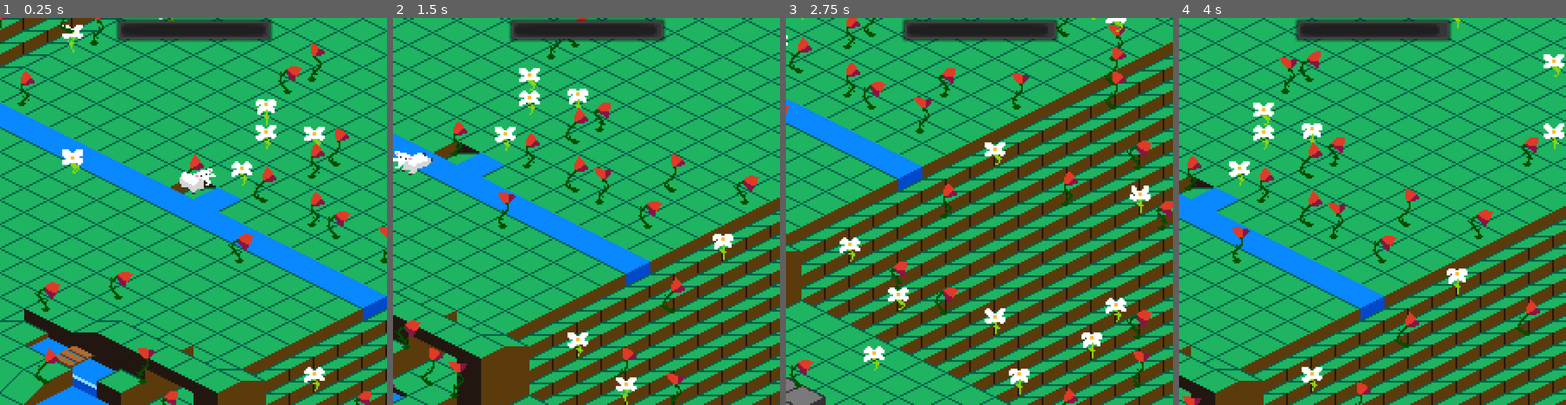
Above: before the commit, frames 1-4 (left to right).
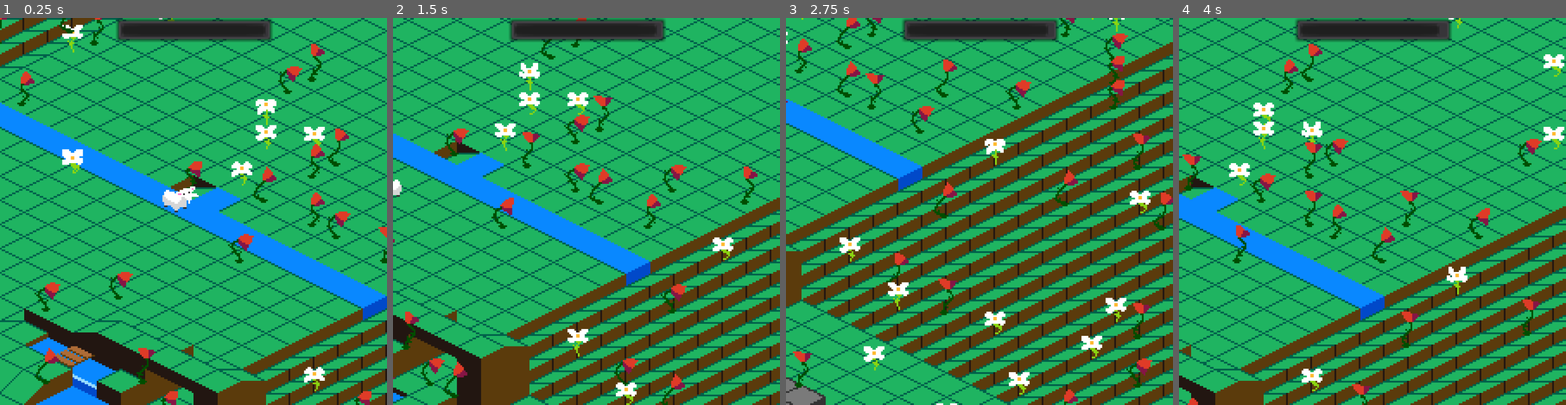
Above: after the commit, the same moments.

Repository: JuggleRob/LD46
Game: Godot game, scene res://src/Game/Game.tscn
The game is run twice, just before and just after one commit, with the same random seed, the same clock (stepped at 60 frames per second) and the same inputs.
Inputs (mouse positions are in pixels of both pictures, inside the frame that each line leads up to):
- Up to frame 1 (0.25 s): no input
- Up to frame 2 (1.5 s): tap Enter (ui_accept) at 0.5, 0.77 s; move the mouse to (671, 192) at 0.52 s; hold Right (ui_right) 0.53-1.28 s; click (671, 192) at 0.67 s; move the mouse to (509, 230) at 1.27 s; hold Down (ui_down) from 1.28 s (still down)
- Up to frame 3 (2.75 s): tap Enter (ui_accept) at 1.52 s; move the mouse to (1018, 126) at 2.02 s; release Down (ui_down) at 2.03 s; hold Right (ui_right) from 2.03 s (still down)
- Up to frame 4 (4 s): move the mouse to (1353, 288) at 2.77 s; release Right (ui_right) at 2.78 s; hold Up (ui_up) 2.78-3.53 s; click (1353, 288) at 2.92 s; tap Enter (ui_accept) at 3.02, 3.77 s; move the mouse to (1488, 269) at 3.52 s; hold Left (ui_left) from 3.53 s (still down)

The runs differ from the first frame. In frame 1, 0.8% of the frame differs, in the area x 41-56%, y 35-51%; in frame 2, 5.3%; in frame 3, 5.3%, in the area x 0-100%, y 0-100%; in frame 4, 3.6%.

Commit message:
new animation speeds & music

Diff:
--- a/src/Actors/Sheep.tscn
+++ b/src/Actors/Sheep.tscn
@@ -14,8 +14,7 @@
 "speed": 5.0
 } ]
 
-[sub_resource type="Animation" id=1]
-resource_name = "down"
+[sub_resource type="Animation" id=2]
 length = 0.533
 tracks/0/type = "value"
 tracks/0/path = NodePath("AnimationPlayer/sprite:position")
@@ -27,11 +26,10 @@
 "times": PoolRealArray( 0, 0.5 ),
 "transitions": PoolRealArray( 1, 1 ),
 "update": 0,
-"values": [ Vector2( 0, 0 ), Vector2( 0, 7 ) ]
+"values": [ Vector2( 0, 0 ), Vector2( 0, 3.5 ) ]
 }
 
-[sub_resource type="Animation" id=2]
-resource_name = "up"
+[sub_resource type="Animation" id=3]
 length = 0.533
 tracks/0/type = "value"
 tracks/0/path = NodePath("AnimationPlayer/sprite:position")
@@ -46,245 +44,245 @@
 "values": [ Vector2( 0, 0 ), Vector2( 0, -7 ) ]
 }
 
-[sub_resource type="AtlasTexture" id=3]
-atlas = ExtResource( 3 )
-region = Rect2( 0, 0, 35, 32 )
-
 [sub_resource type="AtlasTexture" id=4]
 atlas = ExtResource( 3 )
-region = Rect2( 35, 0, 35, 32 )
+region = Rect2( 0, 0, 35, 32 )
 
 [sub_resource type="AtlasTexture" id=5]
 atlas = ExtResource( 3 )
-region = Rect2( 70, 0, 35, 32 )
+region = Rect2( 35, 0, 35, 32 )
 
 [sub_resource type="AtlasTexture" id=6]
 atlas = ExtResource( 3 )
-region = Rect2( 105, 0, 35, 32 )
+region = Rect2( 70, 0, 35, 32 )
 
 [sub_resource type="AtlasTexture" id=7]
 atlas = ExtResource( 3 )
-region = Rect2( 140, 0, 35, 32 )
+region = Rect2( 105, 0, 35, 32 )
 
 [sub_resource type="AtlasTexture" id=8]
 atlas = ExtResource( 3 )
-region = Rect2( 175, 0, 35, 32 )
+region = Rect2( 140, 0, 35, 32 )
 
 [sub_resource type="AtlasTexture" id=9]
 atlas = ExtResource( 3 )
-region = Rect2( 210, 0, 35, 32 )
+region = Rect2( 175, 0, 35, 32 )
 
 [sub_resource type="AtlasTexture" id=10]
 atlas = ExtResource( 3 )
-region = Rect2( 245, 0, 35, 32 )
+region = Rect2( 210, 0, 35, 32 )
 
 [sub_resource type="AtlasTexture" id=11]
 atlas = ExtResource( 3 )
-region = Rect2( 280, 0, 35, 32 )
+region = Rect2( 245, 0, 35, 32 )
 
 [sub_resource type="AtlasTexture" id=12]
 atlas = ExtResource( 3 )
+region = Rect2( 280, 0, 35, 32 )
+
+[sub_resource type="AtlasTexture" id=13]
+atlas = ExtResource( 3 )
 region = Rect2( 315, 0, 35, 32 )
 
-[sub_resource type="AtlasTexture" id=13]
+[sub_resource type="AtlasTexture" id=14]
 atlas = ExtResource( 3 )
 region = Rect2( 350, 0, 35, 32 )
 
-[sub_resource type="AtlasTexture" id=14]
+[sub_resource type="AtlasTexture" id=15]
 atlas = ExtResource( 3 )
 region = Rect2( 385, 0, 35, 32 )
 
-[sub_resource type="AtlasTexture" id=15]
+[sub_resource type="AtlasTexture" id=16]
 atlas = ExtResource( 3 )
 region = Rect2( 420, 0, 35, 32 )
 
-[sub_resource type="AtlasTexture" id=16]
+[sub_resource type="AtlasTexture" id=17]
 atlas = ExtResource( 3 )
 region = Rect2( 455, 0, 35, 32 )
 
-[sub_resource type="AtlasTexture" id=17]
+[sub_resource type="AtlasTexture" id=18]
 atlas = ExtResource( 3 )
 region = Rect2( 490, 0, 35, 32 )
 
-[sub_resource type="AtlasTexture" id=18]
+[sub_resource type="AtlasTexture" id=19]
 atlas = ExtResource( 3 )
 region = Rect2( 525, 0, 35, 32 )
 
-[sub_resource type="AtlasTexture" id=19]
-atlas = ExtResource( 5 )
-region = Rect2( 0, 0, 35, 32 )
-
 [sub_resource type="AtlasTexture" id=20]
-atlas = ExtResource( 5 )
-region = Rect2( 35, 0, 35, 32 )
+atlas = ExtResource( 4 )
+region = Rect2( 0, 0, 35, 32 )
 
 [sub_resource type="AtlasTexture" id=21]
-atlas = ExtResource( 5 )
-region = Rect2( 70, 0, 35, 32 )
+atlas = ExtResource( 4 )
+region = Rect2( 35, 0, 35, 32 )
 
 [sub_resource type="AtlasTexture" id=22]
-atlas = ExtResource( 5 )
-region = Rect2( 105, 0, 35, 32 )
+atlas = ExtResource( 4 )
+region = Rect2( 70, 0, 35, 32 )
 
 [sub_resource type="AtlasTexture" id=23]
-atlas = ExtResource( 5 )
-region = Rect2( 140, 0, 35, 32 )
+atlas = ExtResource( 4 )
+region = Rect2( 105, 0, 35, 32 )
 
 [sub_resource type="AtlasTexture" id=24]
-atlas = ExtResource( 5 )
-region = Rect2( 175, 0, 35, 32 )
+atlas = ExtResource( 4 )
+region = Rect2( 140, 0, 35, 32 )
 
 [sub_resource type="AtlasTexture" id=25]
-atlas = ExtResource( 5 )
-region = Rect2( 210, 0, 35, 32 )
+atlas = ExtResource( 4 )
+region = Rect2( 175, 0, 35, 32 )
 
 [sub_resource type="AtlasTexture" id=26]
-atlas = ExtResource( 5 )
-region = Rect2( 245, 0, 35, 32 )
+atlas = ExtResource( 4 )
+region = Rect2( 210, 0, 35, 32 )
 
 [sub_resource type="AtlasTexture" id=27]
-atlas = ExtResource( 5 )
-region = Rect2( 280, 0, 35, 32 )
+atlas = ExtResource( 4 )
+region = Rect2( 245, 0, 35, 32 )
 
 [sub_resource type="AtlasTexture" id=28]
-atlas = ExtResource( 1 )
-region = Rect2( 0, 0, 35, 32 )
+atlas = ExtResource( 4 )
+region = Rect2( 280, 0, 35, 32 )
 
 [sub_resource type="AtlasTexture" id=29]
-atlas = ExtResource( 1 )
-region = Rect2( 35, 0, 35, 32 )
+atlas = ExtResource( 4 )
+region = Rect2( 315, 0, 35, 32 )
 
 [sub_resource type="AtlasTexture" id=30]
-atlas = ExtResource( 1 )
-region = Rect2( 70, 0, 35, 32 )
+atlas = ExtResource( 4 )
+region = Rect2( 350, 0, 35, 32 )
 
 [sub_resource type="AtlasTexture" id=31]
-atlas = ExtResource( 1 )
-region = Rect2( 105, 0, 35, 32 )
+atlas = ExtResource( 4 )
+region = Rect2( 385, 0, 35, 32 )
 
 [sub_resource type="AtlasTexture" id=32]
-atlas = ExtResource( 1 )
-region = Rect2( 140, 0, 35, 32 )
+atlas = ExtResource( 4 )
+region = Rect2( 420, 0, 35, 32 )
 
 [sub_resource type="AtlasTexture" id=33]
-atlas = ExtResource( 1 )
-region = Rect2( 175, 0, 35, 32 )
+atlas = ExtResource( 4 )
+region = Rect2( 455, 0, 35, 32 )
 
 [sub_resource type="AtlasTexture" id=34]
-atlas = ExtResource( 1 )
-region = Rect2( 210, 0, 35, 32 )
+atlas = ExtResource( 4 )
+region = Rect2( 490, 0, 35, 32 )
 
 [sub_resource type="AtlasTexture" id=35]
-atlas = ExtResource( 1 )
-region = Rect2( 245, 0, 35, 32 )
+atlas = ExtResource( 4 )
+region = Rect2( 525, 0, 35, 32 )
 
 [sub_resource type="AtlasTexture" id=36]
-atlas = ExtResource( 1 )
-region = Rect2( 280, 0, 35, 32 )
+atlas = ExtResource( 4 )
+region = Rect2( 560, 0, 35, 32 )
 
 [sub_resource type="AtlasTexture" id=37]
-atlas = ExtResource( 4 )
+atlas = ExtResource( 5 )
 region = Rect2( 0, 0, 35, 32 )
 
 [sub_resource type="AtlasTexture" id=38]
-atlas = ExtResource( 4 )
+atlas = ExtResource( 5 )
 region = Rect2( 35, 0, 35, 32 )
 
 [sub_resource type="AtlasTexture" id=39]
-atlas = ExtResource( 4 )
+atlas = ExtResource( 5 )
 region = Rect2( 70, 0, 35, 32 )
 
 [sub_resource type="AtlasTexture" id=40]
-atlas = ExtResource( 4 )
+atlas = ExtResource( 5 )
 region = Rect2( 105, 0, 35, 32 )
 
 [sub_resource type="AtlasTexture" id=41]
-atlas = ExtResource( 4 )
+atlas = ExtResource( 5 )
 region = Rect2( 140, 0, 35, 32 )
 
 [sub_resource type="AtlasTexture" id=42]
-atlas = ExtResource( 4 )
+atlas = ExtResource( 5 )
 region = Rect2( 175, 0, 35, 32 )
 
 [sub_resource type="AtlasTexture" id=43]
-atlas = ExtResource( 4 )
+atlas = ExtResource( 5 )
 region = Rect2( 210, 0, 35, 32 )
 
 [sub_resource type="AtlasTexture" id=44]
-atlas = ExtResource( 4 )
+atlas = ExtResource( 5 )
 region = Rect2( 245, 0, 35, 32 )
 
 [sub_resource type="AtlasTexture" id=45]
-atlas = ExtResource( 4 )
+atlas = ExtResource( 5 )
 region = Rect2( 280, 0, 35, 32 )
 
 [sub_resource type="AtlasTexture" id=46]
-atlas = ExtResource( 4 )
-region = Rect2( 315, 0, 35, 32 )
+atlas = ExtResource( 1 )
+region = Rect2( 0, 0, 35, 32 )
 
 [sub_resource type="AtlasTexture" id=47]
-atlas = ExtResource( 4 )
-region = Rect2( 350, 0, 35, 32 )
+atlas = ExtResource( 1 )
+region = Rect2( 35, 0, 35, 32 )
 
 [sub_resource type="AtlasTexture" id=48]
-atlas = ExtResource( 4 )
-region = Rect2( 385, 0, 35, 32 )
+atlas = ExtResource( 1 )
+region = Rect2( 70, 0, 35, 32 )
 
 [sub_resource type="AtlasTexture" id=49]
-atlas = ExtResource( 4 )
-region = Rect2( 420, 0, 35, 32 )
+atlas = ExtResource( 1 )
+region = Rect2( 105, 0, 35, 32 )
 
 [sub_resource type="AtlasTexture" id=50]
-atlas = ExtResource( 4 )
-region = Rect2( 455, 0, 35, 32 )
+atlas = ExtResource( 1 )
+region = Rect2( 140, 0, 35, 32 )
 
 [sub_resource type="AtlasTexture" id=51]
-atlas = ExtResource( 4 )
-region = Rect2( 490, 0, 35, 32 )
+atlas = ExtResource( 1 )
+region = Rect2( 175, 0, 35, 32 )
 
 [sub_resource type="AtlasTexture" id=52]
-atlas = ExtResource( 4 )
-region = Rect2( 525, 0, 35, 32 )
+atlas = ExtResource( 1 )
+region = Rect2( 210, 0, 35, 32 )
 
 [sub_resource type="AtlasTexture" id=53]
-atlas = ExtResource( 4 )
-region = Rect2( 560, 0, 35, 32 )
-
-[sub_resource type="SpriteFrames" id=54]
+atlas = ExtResource( 1 )
+region = Rect2( 245, 0, 35, 32 )
+
+[sub_resource type="AtlasTexture" id=54]
+atlas = ExtResource( 1 )
+region = Rect2( 280, 0, 35, 32 )
+
+[sub_resource type="SpriteFrames" id=55]
 animations = [ {
-"frames": [ SubResource( 3 ), SubResource( 4 ), SubResource( 5 ), SubResource( 6 ), SubResource( 7 ), SubResource( 8 ), SubResource( 9 ), SubResource( 10 ), SubResource( 11 ), SubResource( 12 ), SubResource( 13 ), SubResource( 14 ), SubResource( 15 ), SubResource( 16 ), SubResource( 17 ), SubResource( 18 ) ],
+"frames": [ SubResource( 4 ), SubResource( 5 ), SubResource( 6 ), SubResource( 7 ), SubResource( 8 ), SubResource( 9 ), SubResource( 10 ), SubResource( 11 ), SubResource( 12 ), SubResource( 13 ), SubResource( 14 ), SubResource( 15 ), SubResource( 16 ), SubResource( 17 ), SubResource( 18 ), SubResource( 19 ) ],
 "loop": true,
 "name": "idle",
-"speed": 11.0
+"speed": 8.0
 }, {
-"frames": [ SubResource( 19 ), SubResource( 20 ), SubResource( 21 ), SubResource( 22 ), SubResource( 23 ), SubResource( 24 ), SubResource( 25 ), SubResource( 26 ), SubResource( 27 ) ],
+"frames": [ SubResource( 20 ), SubResource( 21 ), SubResource( 22 ), SubResource( 23 ), SubResource( 24 ), SubResource( 25 ), SubResource( 26 ), SubResource( 27 ), SubResource( 28 ), SubResource( 29 ), SubResource( 30 ), SubResource( 31 ), SubResource( 32 ), SubResource( 33 ), SubResource( 34 ), SubResource( 35 ), SubResource( 36 ) ],
+"loop": true,
+"name": "death",
+"speed": 8.0
+}, {
+"frames": [ SubResource( 37 ), SubResource( 38 ), SubResource( 39 ), SubResource( 40 ), SubResource( 41 ), SubResource( 42 ), SubResource( 43 ), SubResource( 44 ), SubResource( 45 ) ],
 "loop": true,
 "name": "jump_ne",
-"speed": 15.0
+"speed": 18.0
 }, {
-"frames": [ SubResource( 28 ), SubResource( 29 ), SubResource( 30 ), SubResource( 31 ), SubResource( 32 ), SubResource( 33 ), SubResource( 34 ), SubResource( 35 ), SubResource( 36 ) ],
+"frames": [ SubResource( 46 ), SubResource( 47 ), SubResource( 48 ), SubResource( 49 ), SubResource( 50 ), SubResource( 51 ), SubResource( 52 ), SubResource( 53 ), SubResource( 54 ) ],
 "loop": true,
 "name": "jump_se",
-"speed": 15.0
-}, {
-"frames": [ SubResource( 37 ), SubResource( 38 ), SubResource( 39 ), SubResource( 40 ), SubResource( 41 ), SubResource( 42 ), SubResource( 43 ), SubResource( 44 ), SubResource( 45 ), SubResource( 46 ), SubResource( 47 ), SubResource( 48 ), SubResource( 49 ), SubResource( 50 ), SubResource( 51 ), SubResource( 52 ), SubResource( 53 ) ],
-"loop": true,
-"name": "death",
-"speed": 15.0
+"speed": 18.0
 } ]
 
 [node name="Schaap" type="AnimatedSprite"]
+frames = SubResource( 1 )
+script = ExtResource( 2 )
+
+[node name="AnimationPlayer" type="AnimationPlayer" parent="."]
+anims/down = SubResource( 2 )
+anims/up = SubResource( 3 )
+
+[node name="sprite" type="AnimatedSprite" parent="AnimationPlayer"]
+position = Vector2( 0, 3.5 )
 frames = SubResource( 55 )
-script = ExtResource( 2 )
-
-[node name="AnimationPlayer" type="AnimationPlayer" parent="."]
-anims/down = SubResource( 1 )
-anims/up = SubResource( 2 )
-
-[node name="sprite" type="AnimatedSprite" parent="AnimationPlayer"]
-position = Vector2( 10, -7 )
-frames = SubResource( 54 )
-animation = "jump_se"
-frame = 4
+animation = "death"
+frame = 11
 playing = true
 [connection signal="animation_finished" from="AnimationPlayer/sprite" to="." method="jump_ends"]
--- a/src/Flowers/Flower.tscn
+++ b/src/Flowers/Flower.tscn
@@ -89,17 +89,18 @@
 "frames": [ SubResource( 1 ), SubResource( 2 ), SubResource( 3 ), SubResource( 4 ), SubResource( 5 ), SubResource( 6 ), SubResource( 7 ), SubResource( 8 ), SubResource( 9 ), SubResource( 10 ) ],
 "loop": true,
 "name": "flower_good",
-"speed": 12.0
+"speed": 10.0
 }, {
 "frames": [ SubResource( 11 ), SubResource( 12 ), SubResource( 13 ), SubResource( 14 ), SubResource( 15 ), SubResource( 16 ), SubResource( 17 ), SubResource( 18 ), SubResource( 19 ), SubResource( 20 ) ],
 "loop": true,
 "name": "flower_bad",
-"speed": 12.0
+"speed": 10.0
 } ]
 
 [node name="Flower" type="AnimatedSprite"]
 frames = SubResource( 21 )
 animation = "flower_bad"
+frame = 6
 playing = true
 offset = Vector2( 0, -11 )
 script = ExtResource( 2 )
Not shown: 1 places in src/Actors/Sheep.tscn that only renumber resources
Not shown, changed: assets/sound/bg.mp3
